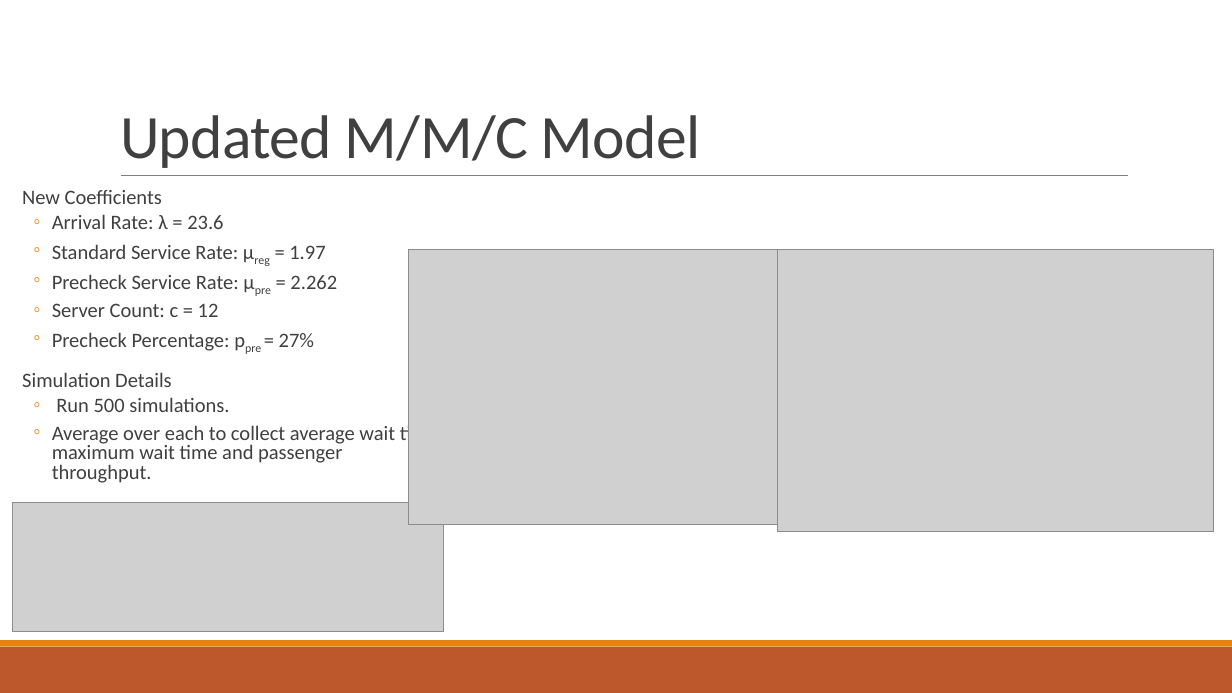
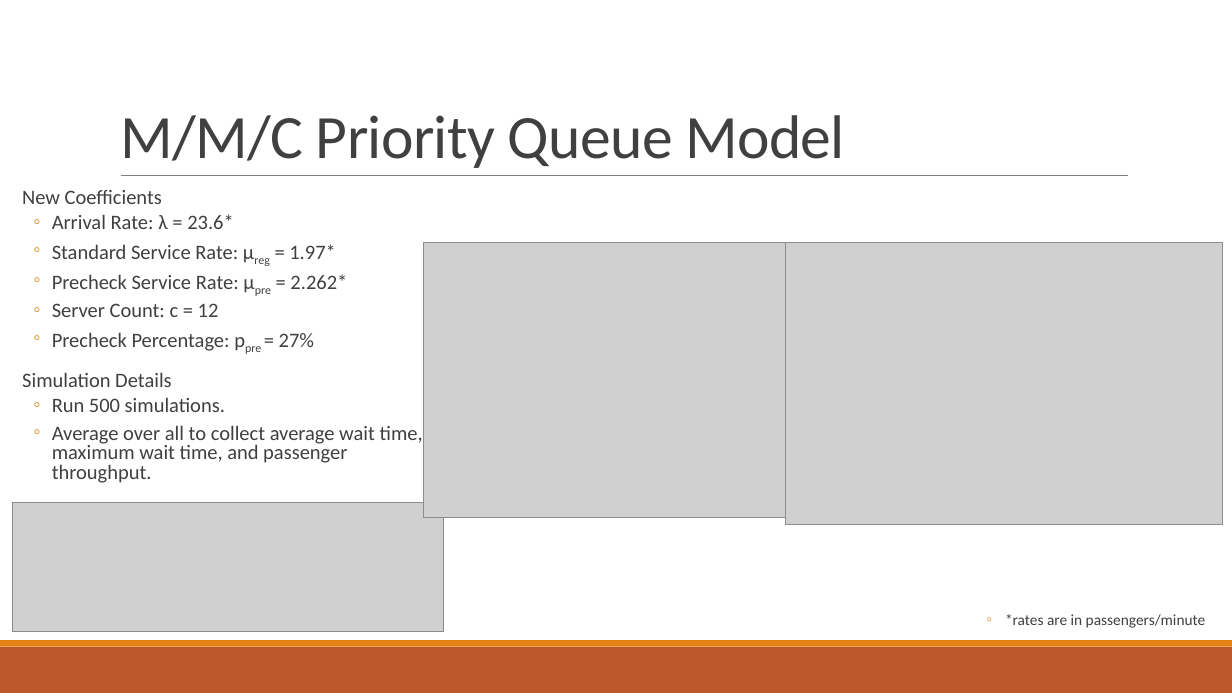
Before and after one commit to kayleeisokay/AM115_HW, a slide deck: slide 9 of Group Project 2/Analysis of Airport Security With Queuing Theory.pptx. Drawn at 1232x693 pixels with LibreOffice and Linux fonts; fonts in the diff are those of the drawing; grey boxes stand for pictures. Boxes give left, top, right and bottom in pixels: in the first picture for what was removed or moved away, otherwise in the second. Text is boxed around its words. In the diff, an @@ line names an element or a change of style, - is before the commit and + after.

Commit message:
Add files via upload
fixed typos

```diff
--- a/Group Project 2/Analysis of Airport Security With Queuing Theory.pptx
+++ b/Group Project 2/Analysis of Airport Security With Queuing Theory.pptx
@@ title at (120, 115, 845, 168): text changed @@
-Updated M/M/C Model
+M/M/C Priority Queue Model
@@ text at (52, 214, 347, 289): text changed @@
-  ◦ Arrival Rate: λ = 23.6
-  ◦ Standard Service Rate: μreg = 1.97
-  ◦ Precheck Service Rate: μpre = 2.262
+  ◦ Arrival Rate: λ = 23.6*
+  ◦ Standard Service Rate: μreg = 1.97*
+  ◦ Precheck Service Rate: μpre = 2.262*
@@ picture: place and size @@
-picture at (409, 250, 777, 524)
+picture at (424, 243, 792, 518)
@@ picture: place and size @@
-picture at (777, 250, 1214, 531)
+picture at (786, 242, 1223, 524)
@@ text at (52, 425, 423, 483): text changed @@
-  ◦ Average over each to collect average wait time, maximum wait time and passenger throughput.
+  ◦ Average over all to collect average wait time, maximum wait time, and passenger throughput.
@@ text added at (1005, 614, 1206, 628), 12 pt, text #404040 @@
+  ◦ *rates are in passengers/minute
```
Also in this commit, not shown: 10 other slides changed.
